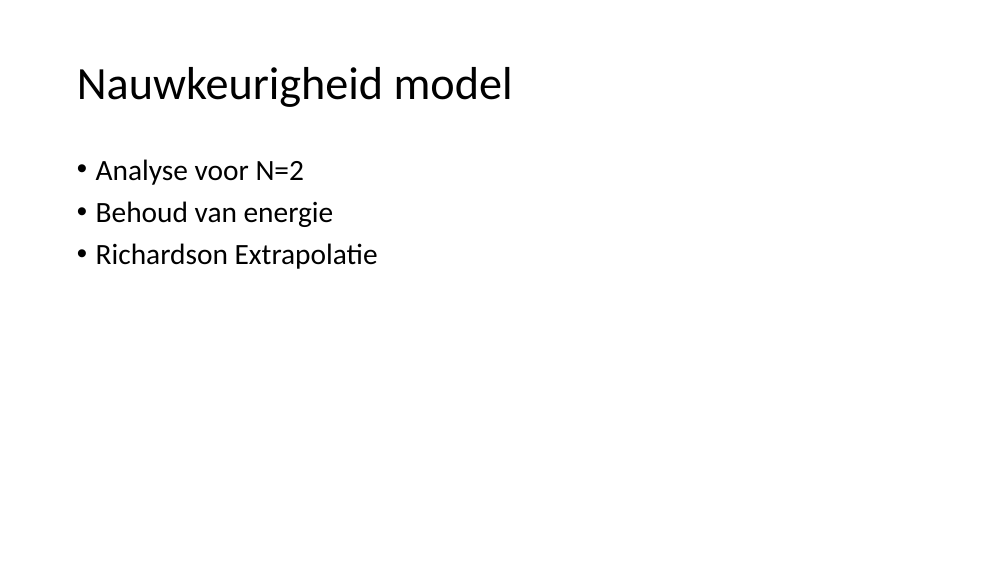
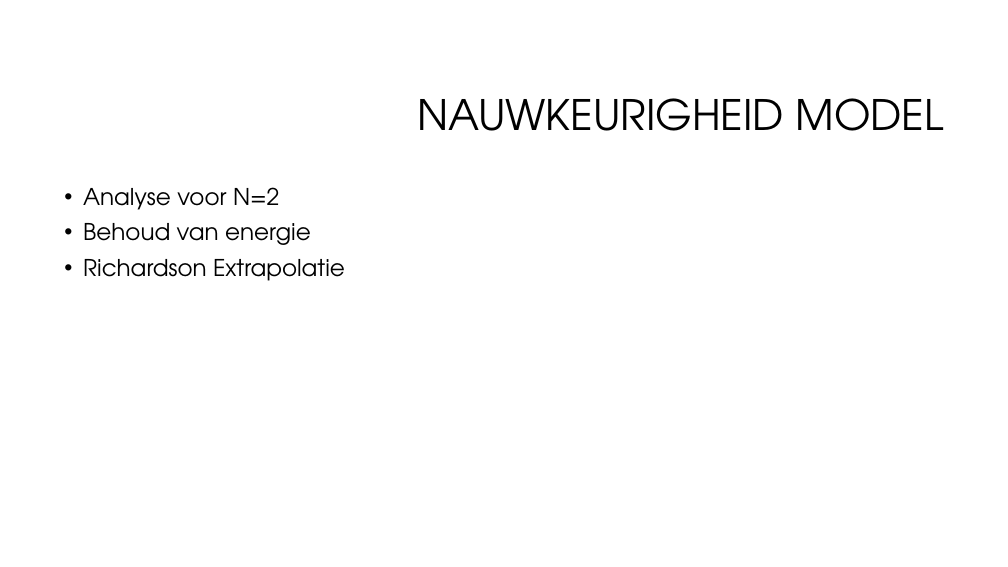
Before and after one commit to CBarendrecht/mod2b, a slide deck: slide 8 of Presentatie/Presentatie.pptx. Drawn at 1008x567 pixels with LibreOffice and Linux fonts; fonts in the diff are those of the drawing; background and template pictures are left out. Boxes give left, top, right and bottom in pixels: in the first picture for what was removed or moved away, otherwise in the second. Text is boxed around its words. In the diff, an @@ line names an element or a change of style, - is before the commit and + after.

```diff
--- a/Presentatie/Presentatie.pptx
+++ b/Presentatie/Presentatie.pptx
@@ title at <box>417,98,943,131</box>: text changed; size 44 to 40 pt; font Calibri to TeX Gyre Adventor @@
-Nauwkeurigheid model
+NAUWKEURIGHEID MODEL
@@ text "Analyse voor N=2": place and size @@
-text "Analyse voor N=2" at <box>96,159,378,269</box>
+text "Analyse voor N=2" at <box>83,187,345,281</box>
@@ text "Analyse voor N=2" at <box>83,187,345,281</box>: size 28 to 22 pt, font Calibri to TeX Gyre Adventor @@
```
Also in this commit, not shown: 10 other slides changed, 1 other file.
